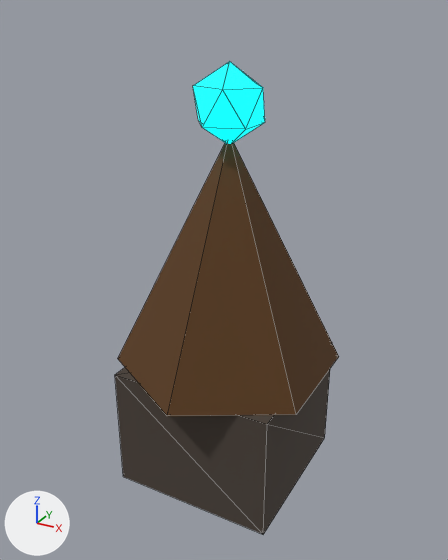
Before and after pictures for a commit that changed the glTF model empire/assets/models/bld_church.glb.
Camera for both pictures: a 50 mm lens placed at (2.08, -3.85, 3.61), pointed at (-0.02, -0.04, 1.7). Arrows for +X, +Y and +Z are at lower left; the lights stay in place. The first picture is the older version. Mesh edges are drawn as thin lines. Vertices at exactly the same position are counted once.

In view in the first picture: 'bld_church'.
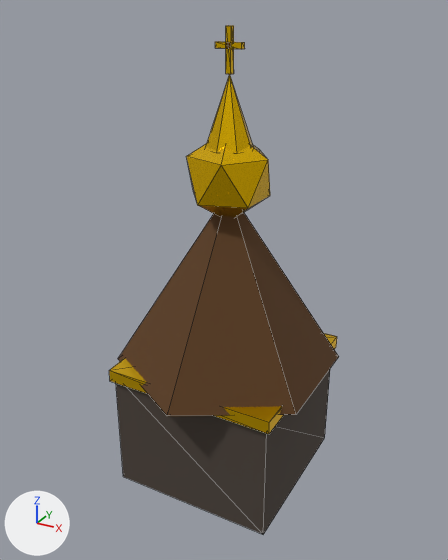
The change, as a list of edits to the scene's bpy script:
```text
Add mat_gold:
    mat_gold = principled_material('gold')
    mat_gold.base_color = (1.0, 0.604, 0.0)  # yellow #ffcc00
    mat_gold.metallic = 0.9
    mat_gold.roughness = 0.35
Add mat_wooddk:
    mat_wooddk = principled_material('woodDk')
    mat_wooddk.base_color = (0.0423, 0.0176, 0.00518)  # brown #3a2410
    mat_wooddk.roughness = 0.9
Add mat_ch_win:
    mat_ch_win = principled_material('ch_win')
    mat_ch_win.base_color = (0.0, 0.855, 1.0)  # cyan #00eeff
    mat_ch_win.roughness = 0.9
    mat_ch_win.emission_color = (0.0, 0.855, 1.0)  # cyan #00eeff
    mat_ch_win.emission_strength = 1.6
Add mat_ch_dome:
    mat_ch_dome = principled_material('ch_dome')
    mat_ch_dome.base_color = (1.0, 0.604, 0.0)  # yellow #ffcc00
    mat_ch_dome.metallic = 0.9
    mat_ch_dome.roughness = 0.25
Add mat_steel:
    mat_steel = principled_material('steel')
    mat_steel.base_color = (0.323, 0.352, 0.402)  # grey #9aa0aa
    mat_steel.metallic = 0.8
    mat_steel.roughness = 0.4
Change me_куб_014:
    used by ob_bld_church; location = (0.0, 0.0, 0.0)
    verts and faces of me_куб_014; kept vertices keep their numbers, new ones are numbered from 27
    before: 14 (0.0, 0.0, 2.8)
    remove me_куб_014.from_pydata(...)  # 27 vertices, 42 faces; spans x -0.78..0.78, y -0.9..0.9, z 0.0..3.28
    add me_куб_014.from_pydata(...)  # 100 vertices, 156 faces; spans x -0.78..0.78, y -0.9..0.9, z 0.0..3.5
    me_куб_014 part 1: a new loose piece, a box spanning x -0.68..0.68, y -0.68..0.68, z 0.95..1.05, in mat_gold (yellow #ffcc00)
    me_куб_014 part 2: a new loose piece, a box spanning x -0.02..0.02, y -0.02..0.02, z 3.2..3.5, in mat_gold (yellow #ffcc00)
    me_куб_014 part 3: a new loose piece, a box spanning x -0.1..0.1, y -0.02..0.02, z 3.36..3.4, in mat_gold (yellow #ffcc00)
    me_куб_014 part 4: a new loose piece, an icosphere of 20 faces spanning x -0.3..0.3, y -0.29..0.29, z 2.16..2.84, in mat_ch_dome (yellow #ffcc00)
    me_куб_014 part 5: a new loose piece, an 8-sided cone pointing to +z spanning x -0.18..0.18, y -0.18..0.18, z 2.7..3.2, in mat_ch_dome (yellow #ffcc00)
    me_куб_014 part 6: the loose piece of 12 vertices spanning x -0.25..0.25, y -0.24..0.24, z 2.72..3.28 is deleted
    me_куб_014 part 7
    add verts[14] = (0.0, 0.0, 2.4)  # moved
    other edits to the shape of me_куб_014 do not show in these pictures
    remove me_куб_014.materials.append(mat_church_glow)  # black #101820, glowing cyan #00eeff
    add me_куб_014.materials.append(mat_gold)  # yellow #ffcc00
    add me_куб_014.materials.append(mat_ch_dome)  # yellow #ffcc00
    add me_куб_014.materials.append(mat_steel)  # grey #9aa0aa
    add me_куб_014.materials.append(mat_ch_win)  # cyan #00eeff, glowing cyan #00eeff
    add me_куб_014.materials.append(mat_wooddk)  # brown #3a2410
```

Changed parts and their boxes (x1, y1, x2, y2) in the pictures (448 x 560 px; the box of a moved part takes in the faces that stretch with it):
'bld_church', reshaped (8% taller): before (115, 61, 339, 534); after (109, 25, 339, 534)
part 1 of me_куб_014, added: after (109, 333, 337, 434)
part 2 of me_куб_014, added: after (226, 25, 234, 74)
part 3 of me_куб_014, added: after (215, 41, 245, 49)
part 4 of me_куб_014, added (yellow): after (186, 143, 270, 217)
part 5 of me_куб_014, added (yellow): after (206, 74, 253, 153)
part 6 of me_куб_014, deleted: before (193, 61, 265, 144)
part 7 of me_куб_014, moved or reshaped: before (118, 143, 339, 416); after (118, 213, 339, 416)
